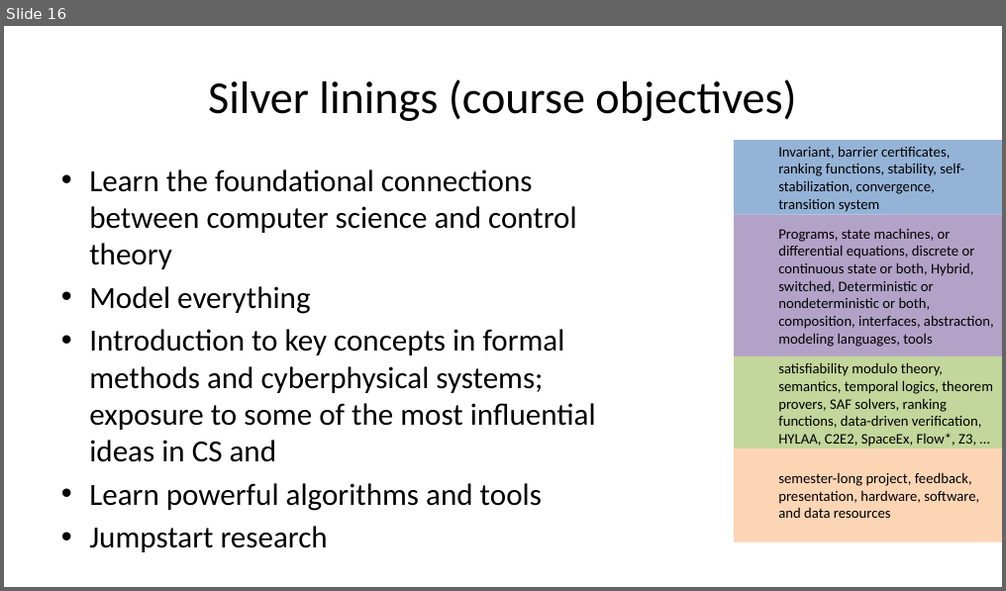
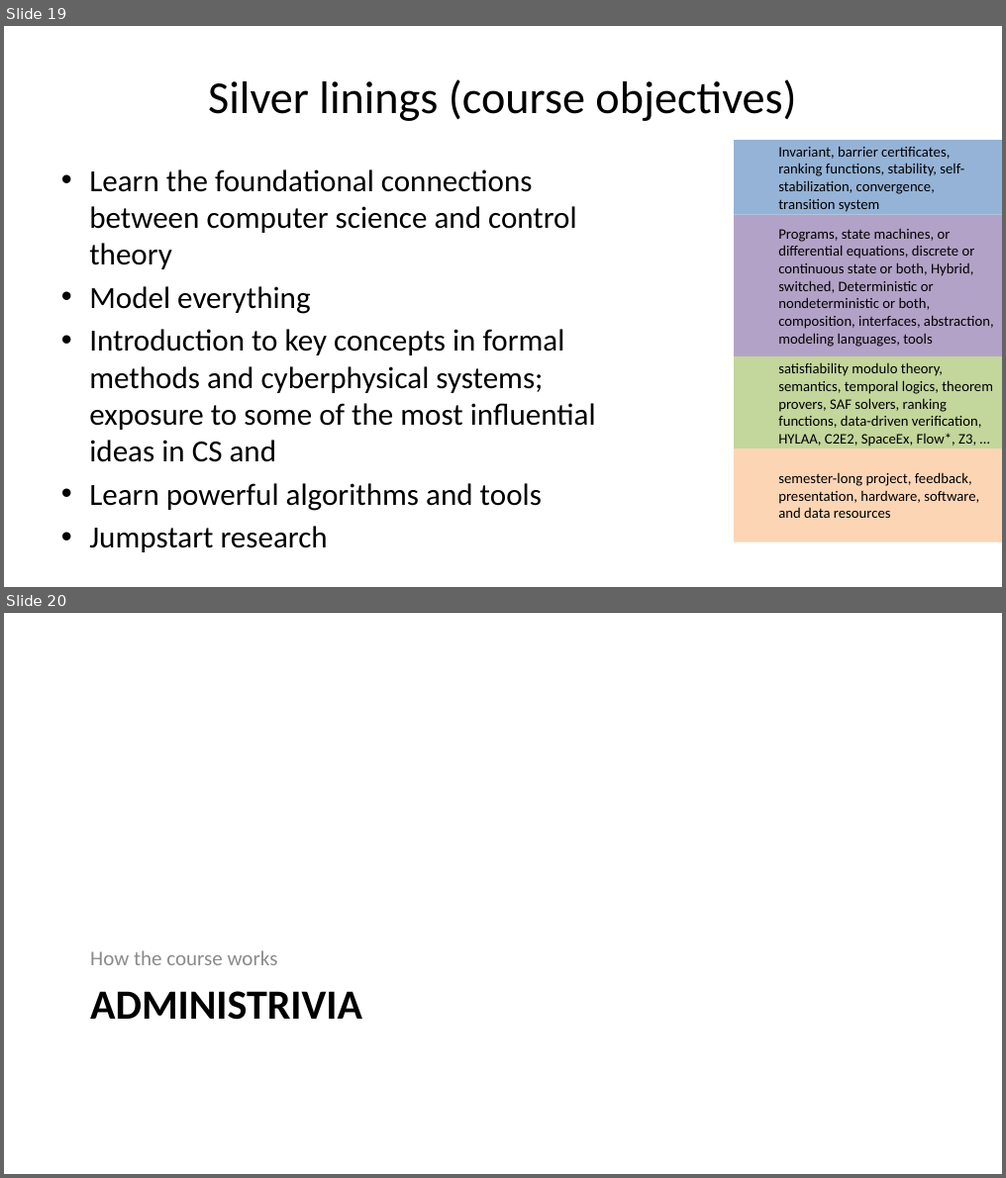
Before and after one commit to sayanmitracode/cpsbooksite, a slide deck: Slides/Introduction-cps.pptx. Shown one above the other, each under a label of ours: slide 16 before the commit, slides 19 and 20 after it. The pictures are 1006x591 and 1006x1178 pixels, drawn with LibreOffice and Linux fonts; fonts in the diff are those of the drawing. Boxes give left, top, right and bottom in pixels: in the first picture for what was removed or moved away, otherwise in the second. Text is boxed around its words. In the diff, an @@ line names an element or a change of style, - is before the commit and + after.

```diff
--- a/Slides/Introduction-cps.pptx
+++ b/Slides/Introduction-cps.pptx
@@ slide 20 added at [4,613,1002,1174], background #FFFFFF @@
@@ text added at [90,951,278,965], 20 pt, text #8C8C8C @@
+How the course works
@@ title added at [90,991,362,1020], 40 pt, text #000000, bold @@
+ADMINISTRIVIA
@@ what was slide 16 is now slide 19 @@
```
Also in this commit, not shown: 9 slides changed, 3 other slides added, 2 slides removed.
